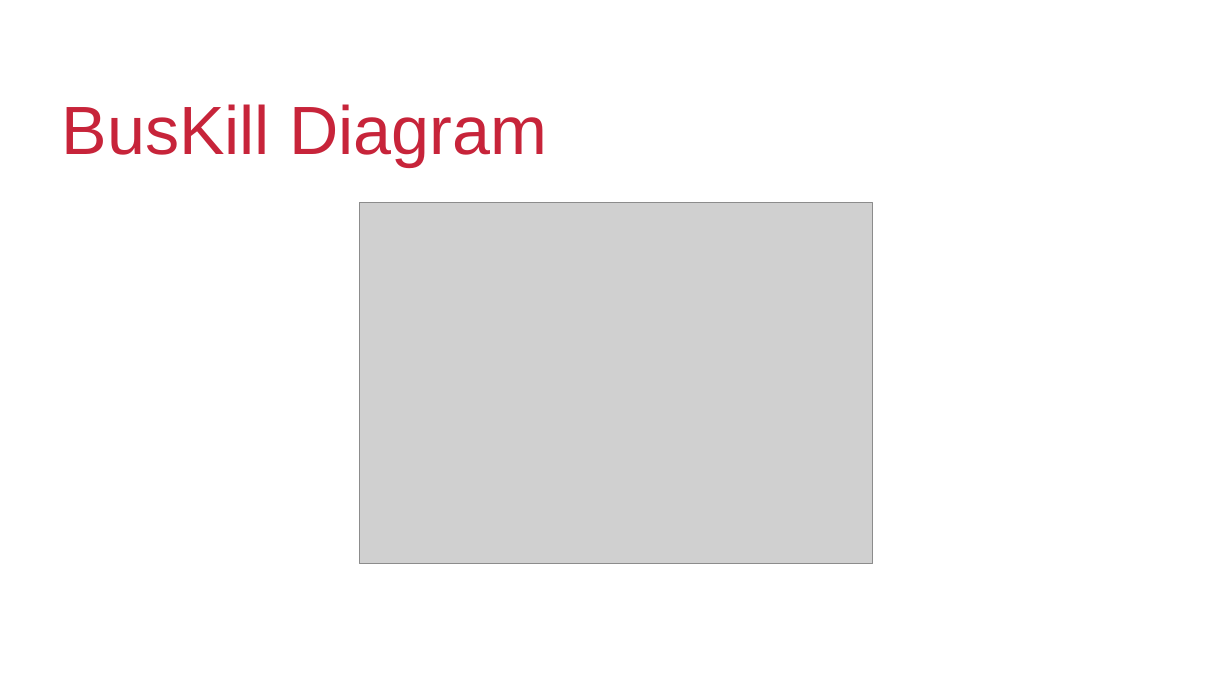
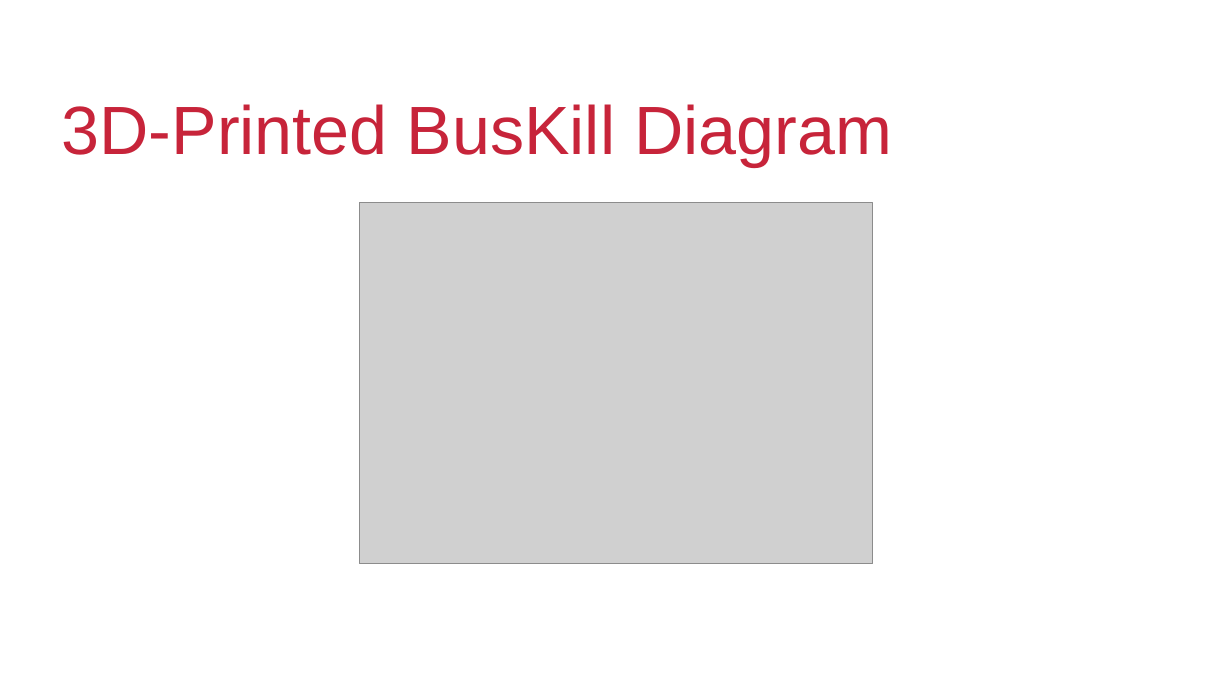
Before and after one commit to BusKill/usb-a-magnetic-breakaway, a slide deck: slide 13 of Goldfishlaser Version/Presentations/DEFCON32talk.odp (slide 6 before the commit). Drawn at 1232x693 pixels with LibreOffice and Linux fonts; fonts in the diff are those of the drawing; grey boxes stand for pictures; background and template pictures are left out. Boxes give left, top, right and bottom in pixels: in the first picture for what was removed or moved away, otherwise in the second. Text is boxed around its words. In the diff, an @@ line names an element or a change of style, - is before the commit and + after.

```diff
--- a/Goldfishlaser Version/Presentations/DEFCON32talk.odp
+++ b/Goldfishlaser Version/Presentations/DEFCON32talk.odp
@@ title at (62,104,892,166): text changed @@
-BusKill Diagram
+3D-Printed BusKill Diagram
```
Also in this commit, not shown: 6 other slides changed, 7 slides added, 2 slides removed, 3 other files.
